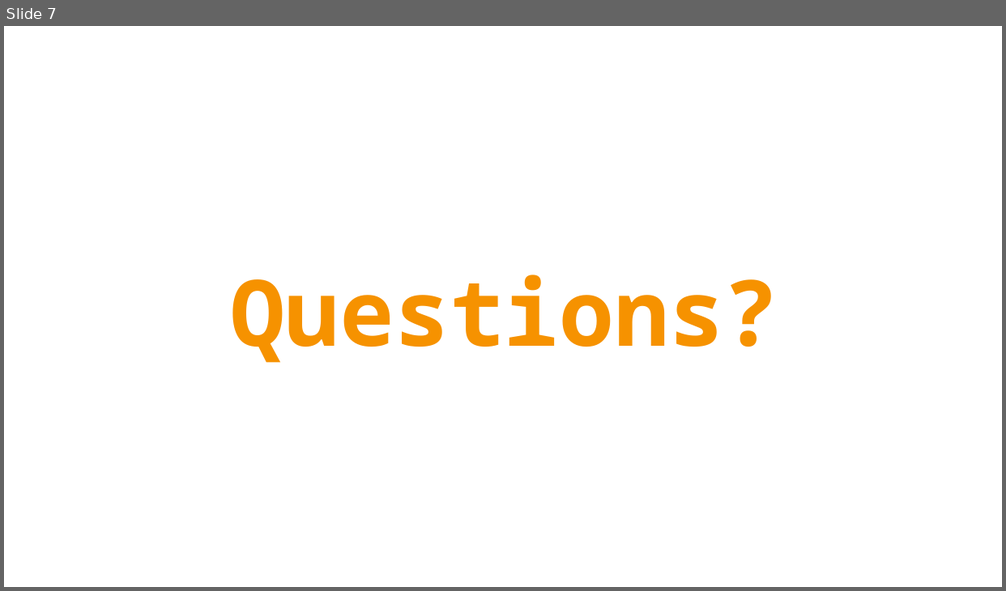
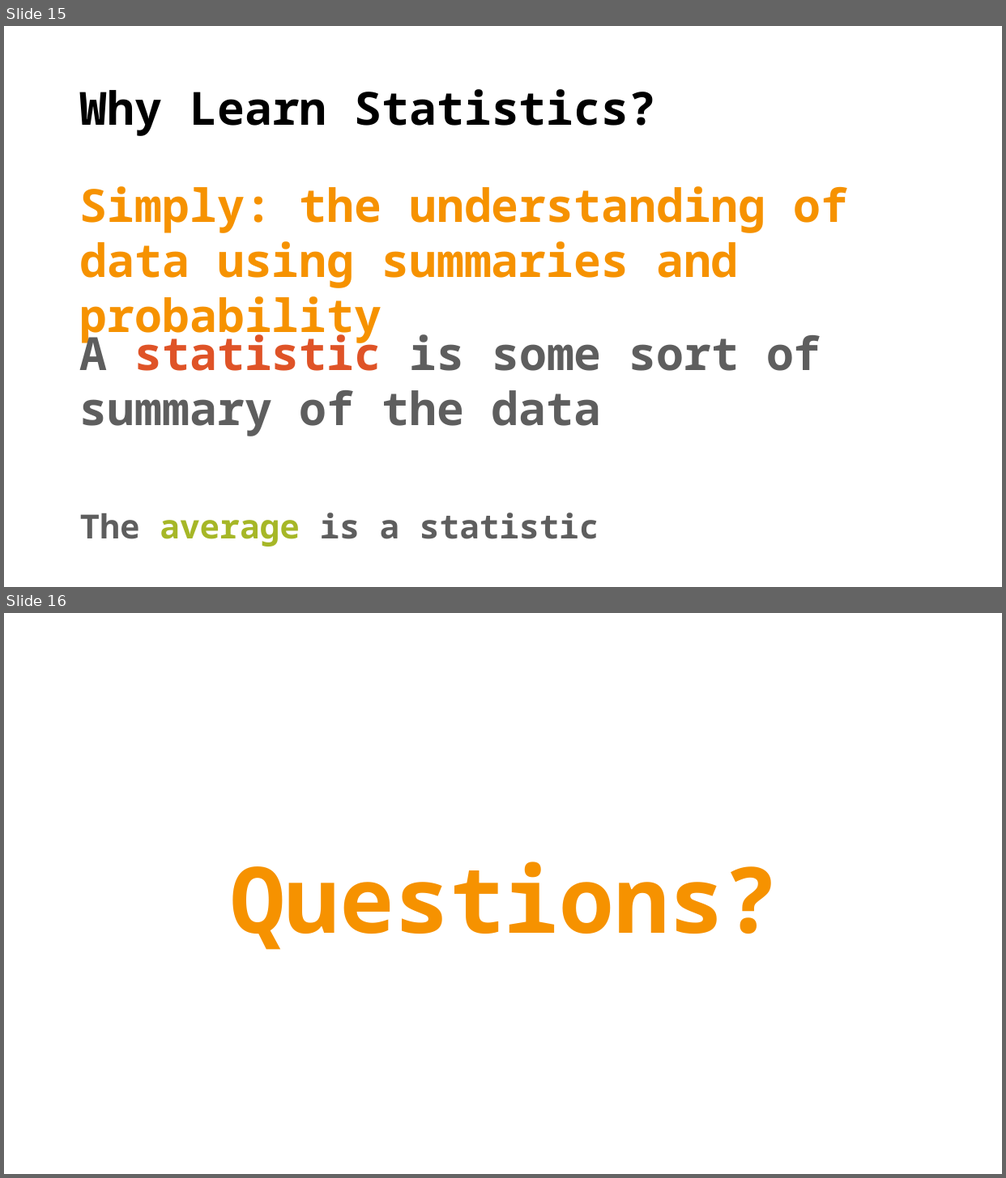
Before and after one commit to TysonStanley/EDU-6050, a slide deck: Slides/02_EDUC_6050_2018.pptx. Shown one above the other, each under a label of ours: slide 7 before the commit, slides 15 and 16 after it. The pictures are 1006x591 and 1006x1178 pixels, drawn with LibreOffice and Linux fonts; fonts in the diff are those of the drawing. Boxes give left, top, right and bottom in pixels: in the first picture for what was removed or moved away, otherwise in the second. Text is boxed around its words. In the diff, an @@ line names an element or a change of style, - is before the commit and + after.

```diff
--- a/Slides/02_EDUC_6050_2018.pptx
+++ b/Slides/02_EDUC_6050_2018.pptx
@@ slide 15 added at box(4, 26, 1002, 587), background #FFFFFF @@
@@ title added at box(80, 89, 657, 136), 44 pt, text #000000, bold @@
+Why Learn Statistics?
@@ text added at box(80, 186, 849, 344), 44 pt, text #F69200, bold @@
+Simply: the understanding of data using summaries and probability
@@ text added at box(80, 327, 821, 437), 44 pt, text #5E5E5E, bold @@
+A statistic is some sort of summary of the data
@@ text added at box(80, 513, 599, 547), 32 pt, text #5E5E5E, bold @@
+The average is a statistic
@@ what was slide 7 is now slide 16 @@
```
Also in this commit, not shown: 5 slides changed, 9 other slides added, 1 slide removed, 1 other file.
